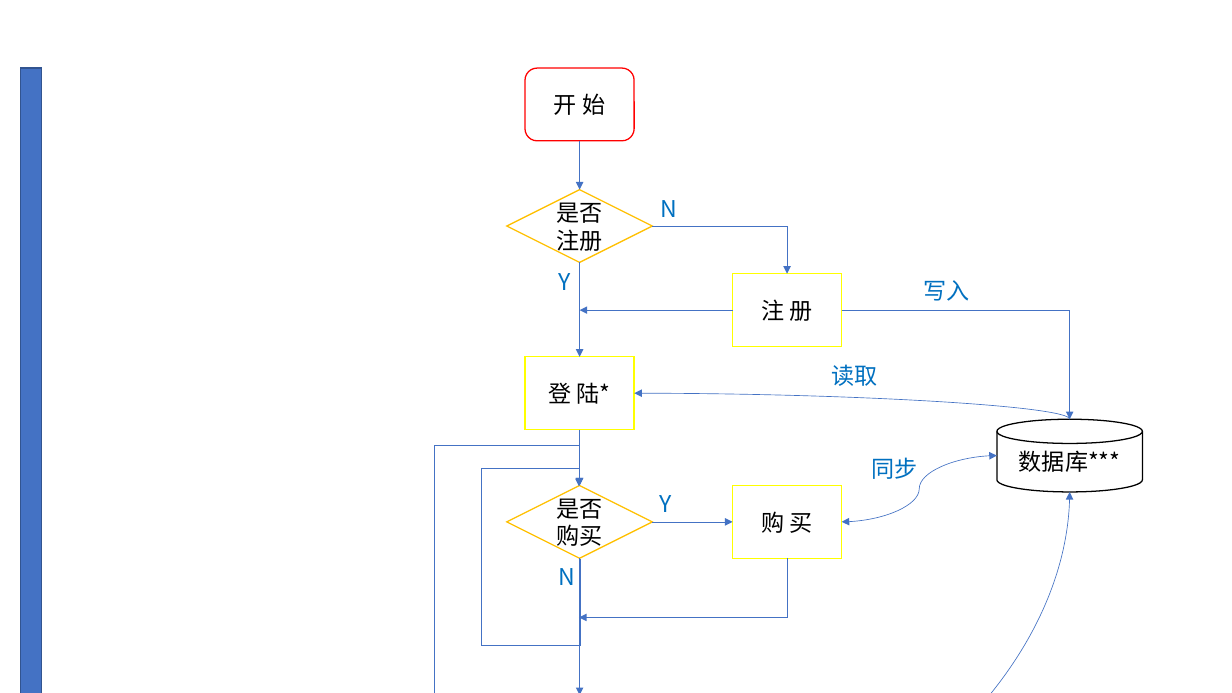
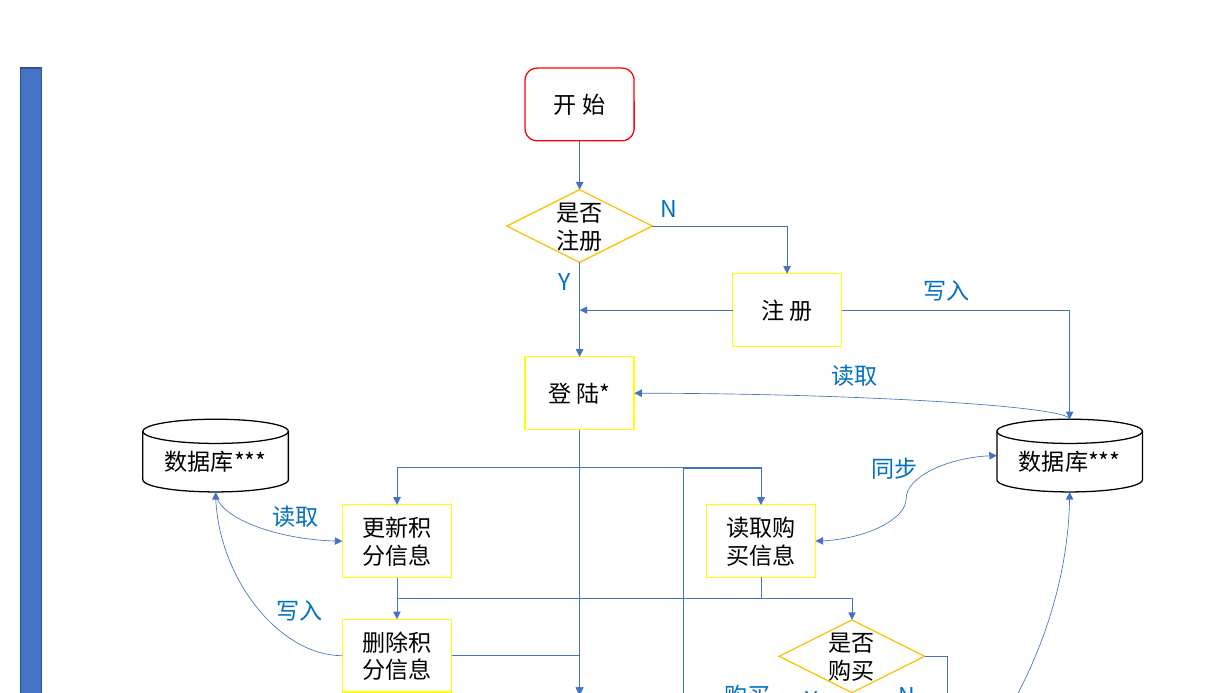
Before and after one commit to tianyilt/box_vs_SQL, a slide deck: slide 1 of doc/syz/实验7流程图1.pptx. Drawn at 1232x693 pixels with LibreOffice and Linux fonts; fonts in the diff are those of the drawing. Boxes give left, top, right and bottom in pixels: in the first picture for what was removed or moved away, otherwise in the second. Text is boxed around its words. In the diff, an @@ line names an element or a change of style, - is before the commit and + after.

```diff
--- a/doc/syz/实验7流程图1.pptx
+++ b/doc/syz/实验7流程图1.pptx
@@ arrow moved from (579, 558) - (579, 693) to (579, 430) - (579, 693) @@
@@ arrow removed from (579, 430) to (579, 485) @@
@@ curved double arrow moved from (842, 522) - (997, 456) to (816, 542) - (997, 456) @@
@@ curved arrow moved from (634, 693) - (1070, 492) to (707, 693) - (1070, 492) @@
@@ rectangle "读取购买信息" moved from (x1=733, y1=485, x2=842, y2=558) to (x1=707, y1=505, x2=816, y2=578) @@
@@ arrow removed from (653, 522) to (733, 522) @@
@@ text in rectangle at (x1=726, y1=516, x2=795, y2=566): text changed @@
-购 买
+读取购买信息
@@ elbow arrow moved from (580, 559) - (579, 486) to (397, 578) - (579, 693) @@
@@ elbow arrow moved from (787, 558) - (579, 617) to (762, 578) - (579, 693) @@
@@ group added at (x1=143, y1=420, x2=948, y2=693): 4 elbow arrows, 3 texts, 2 rectangles, 2 curved arrows, 1 elbow line, 1 arrow, 1 cylinder @@
+购买
+更新积分信息
+删除积分信息
+数据库***
+读取
+写入
@@ diamond "是否购买" moved from (x1=507, y1=485, x2=653, y2=558) to (x1=779, y1=620, x2=924, y2=693) @@
@@ elbow arrow moved from (507, 693) - (579, 485) to (452, 656) - (579, 693) @@
@@ text "Y" rewrapped from (x1=659, y1=495, x2=671, y2=512) to (x1=797, y1=681, x2=831, y2=693) @@
@@ text "N" rewrapped from (x1=559, y1=568, x2=576, y2=585) to (x1=889, y1=677, x2=923, y2=693) @@
```
Also in this commit, not shown: 1 other file.
